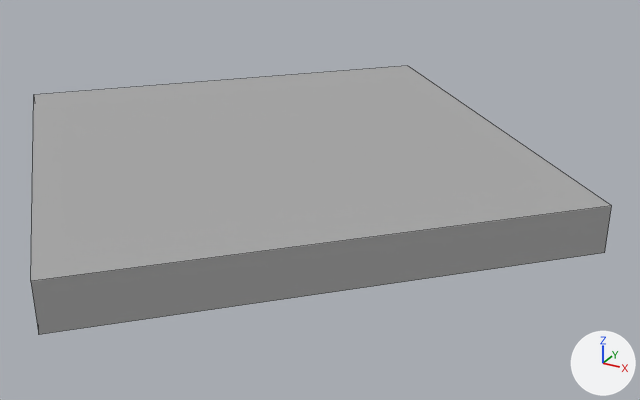
Before and after pictures for a commit that changed the FBX model Assets/Meshes/Modular/tileBlankD.fbx.
Both versions are drawn from a camera (50 mm lens) standing at (4.04, -9.49, 3.16) and looking at (0.42, -2.93, -0.12). Arrows for +X, +Y and +Z are at lower right; the lights stay in place. Mesh edges are drawn as thin lines. Where no turn or scale is listed for an object, it has been applied to the vertices.

In view in the first picture: 'tileBlankD'.
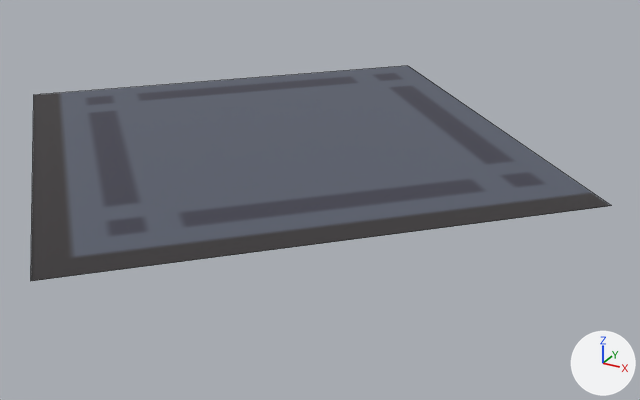
Pixel boxes (x1, y1, x2, y2) of what changed, in the pictures (640 x 400 px):
'tileBlankD', surface changed, reshaped (20% shorter): before (31, 66, 611, 334); after (31, 66, 611, 281)
part 1 of me_mesh, deleted: before (31, 206, 611, 334)
part 2 of me_mesh, surface changed: (31, 66, 611, 281) in both

Edits to the bpy script that builds the scene:
```text
Add img_tilemap_png:
    img_tilemap_png = load_image('tilemap.png', '../../Textures/tilemap.png', 400, 400, 'sRGB')
Change mat_standardsurface1:
    remove mat_standardsurface1.base_color = (0.4, 0.4, 0.4)  # grey #aaaaaa
    add mat_standardsurface1.texture = img_tilemap_png
Change me_mesh:
    used by ob_tileblankd; location = (0.0, 0.0, 0.0)
    verts and faces of me_mesh; kept vertices keep their numbers, new ones are numbered from 8
    before: 0 (3.0, -3.0, 0.0) at pixel (604, 252), 1 (0.0, 0.0, 0.0), 2 (3.0, -3.0, 0.4) at pixel (611, 205), 3 (0.0, 0.0, 0.4) at pixel (407, 65), 4 (0.0, -6.0, 0.4) at pixel (30, 281)
    before: 5 (-3.0, -3.0, 0.4) at pixel (33, 94), 6 (0.0, -6.0, 0.0) at pixel (38, 334), 7 (-3.0, -3.0, 0.0)
    remove me_mesh.from_pydata(...)  # 8 vertices, 6 faces; spans x -3.0..3.0, y -6.0..0.0, z 0.0..0.4
    add me_mesh.from_pydata(...)  # 4 vertices, 1 face; spans x -3.0..3.0, y -6.0..0.0, z 0.4
    me_mesh part 1
    add delete_vertices([0, 1, 6, 7])  # with the faces that use them
    me_mesh part 2: 1 kept faces spanning x -3.0..3.0, y -6.0..0.0, z 0.4 get new texture (UV) coordinates
```
